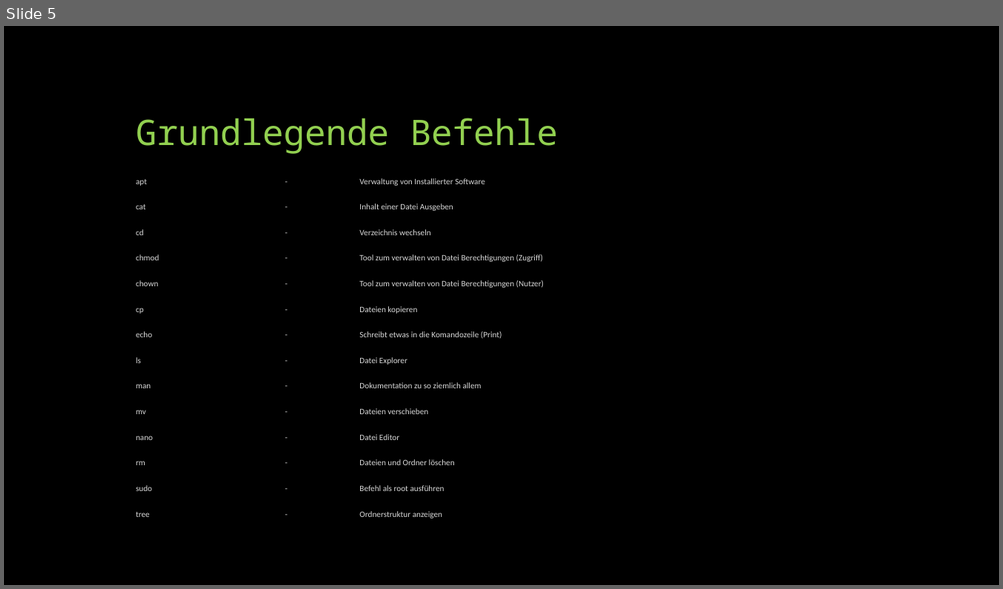
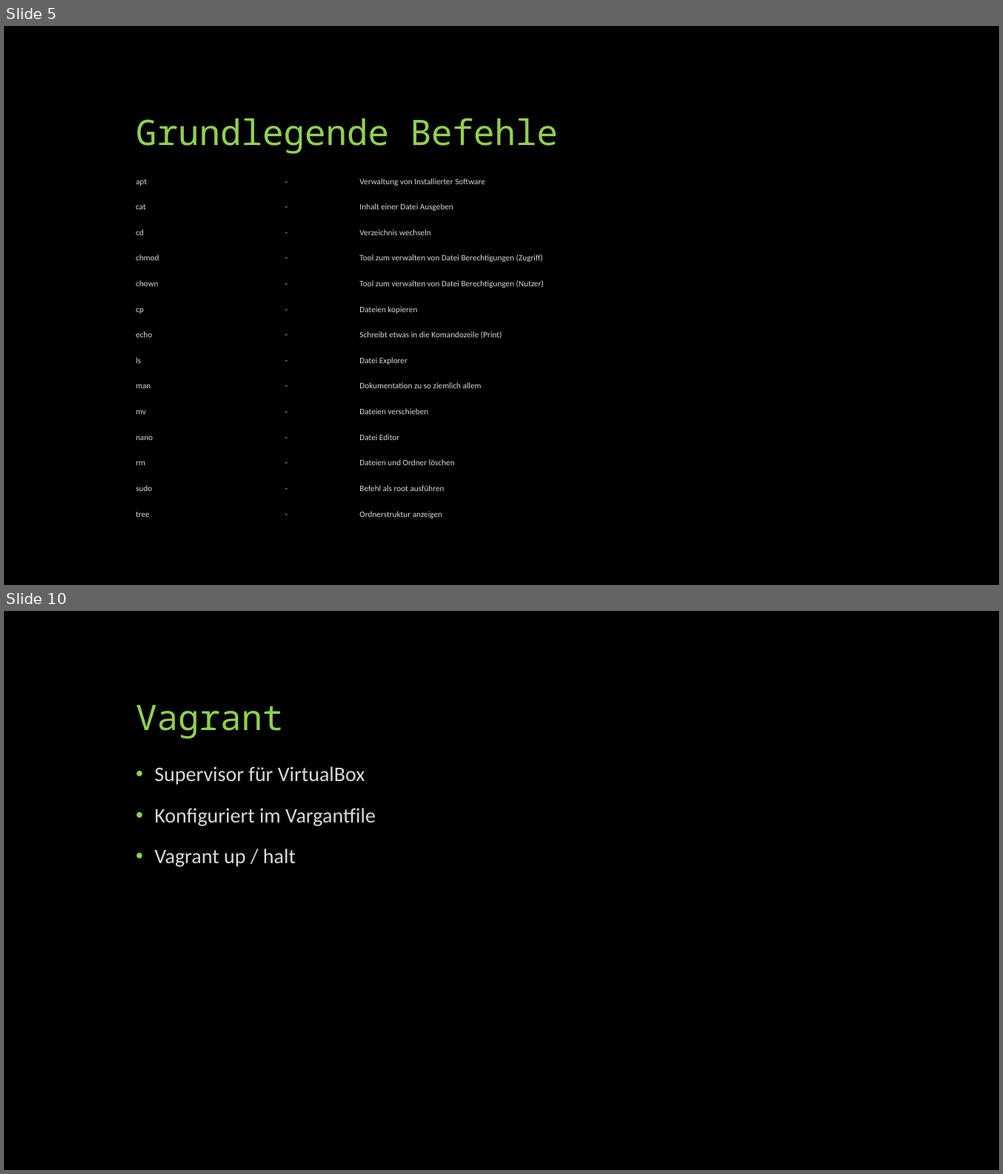
Before and after one commit to fwidder/Linux1x1, a slide deck: Linux 1x1.pptx. Shown one above the other, each under a label of ours: slide 5 before the commit, slides 5 and 10 after it; the slides between them are not shown. The pictures are 1003x589 and 1003x1174 pixels, drawn with LibreOffice and Linux fonts; fonts in the diff are those of the drawing. Boxes give left, top, right and bottom in pixels: in the first picture for what was removed or moved away, otherwise in the second. Text is boxed around its words. In the diff, an @@ line names an element or a change of style, - is before the commit and + after.

```diff
--- a/Linux 1x1.pptx
+++ b/Linux 1x1.pptx
@@ slide 10 added at <box>4,611,999,1170</box>, background #000000 @@
@@ title added at <box>136,705,284,739</box>, 34 pt, text #92D050 @@
+Vagrant
@@ text added at <box>154,766,375,867</box>, 20 pt, text #D9D9D9 @@
+• Supervisor für VirtualBox
+• Konfiguriert im Vargantfile
+• Vagrant up / halt
```
Also in this commit, not shown: 7 other slides added.
